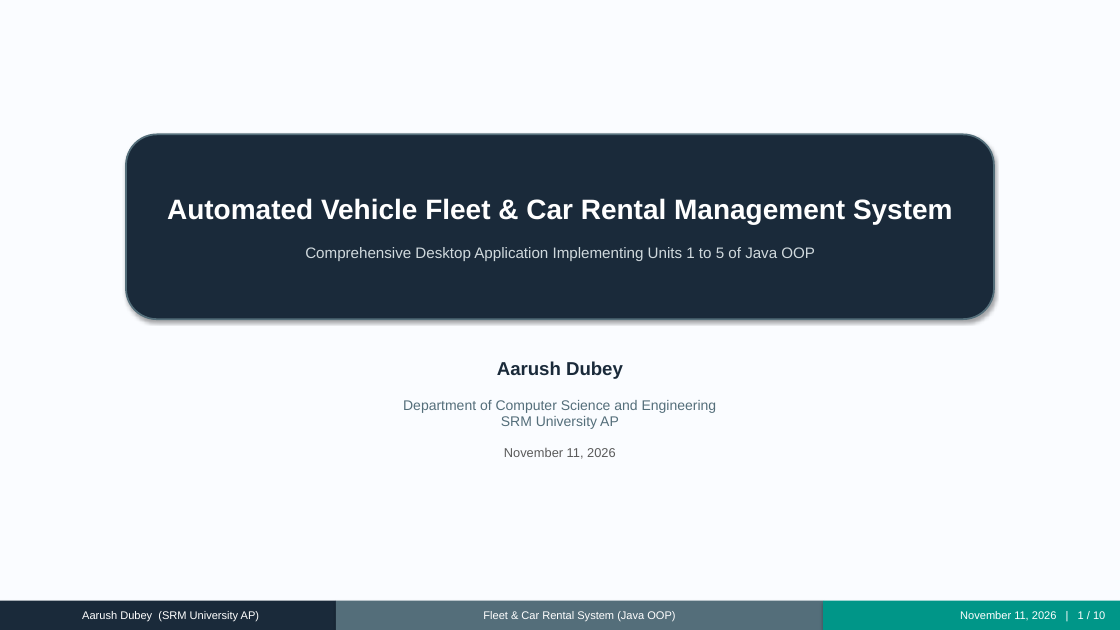
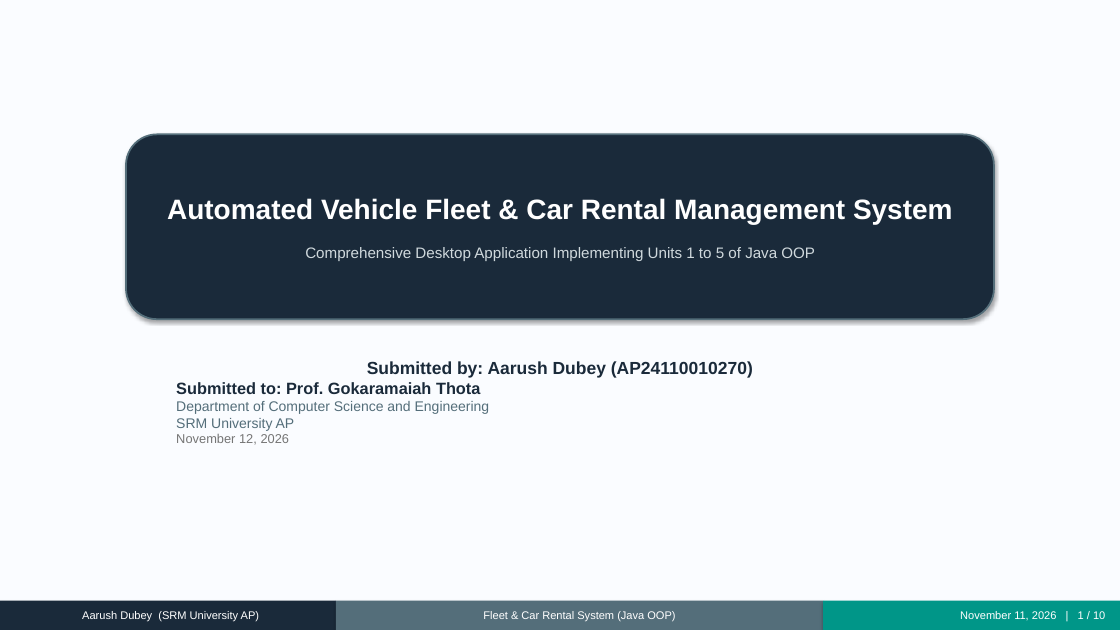
Before and after one commit to aarushdubey/car-rental-system-java, a slide deck: slide 1 of Car_Rental_System_Presentation.pptx. Drawn at 1120x630 pixels with LibreOffice and Linux fonts; fonts in the diff are those of the drawing. Boxes give left, top, right and bottom in pixels: in the first picture for what was removed or moved away, otherwise in the second. Text is boxed around its words. In the diff, an @@ line names an element or a change of style, - is before the commit and + after.

```diff
--- a/Car_Rental_System_Presentation.pptx
+++ b/Car_Rental_System_Presentation.pptx
@@ text at (x1=176, y1=361, x2=753, y2=394): text changed; size 16 to 15 pt @@
-Aarush Dubey
+Submitted by: Aarush Dubey (AP24110010270)
+Submitted to: Prof. Gokaramaiah Thota
@@ text at (x1=176, y1=401, x2=490, y2=431): alignment centre to left @@
@@ text at (x1=176, y1=434, x2=290, y2=444): text changed; text colour #5A5A5A to #757575 @@
-November 11, 2026
+November 12, 2026
```
Also in this commit, not shown: 8 other files.
